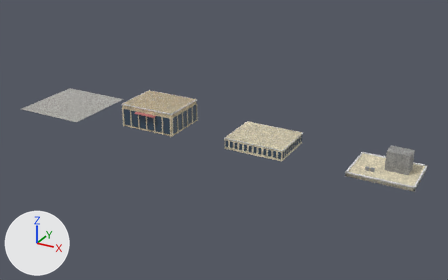
Before and after pictures for a commit that changed the Blender file objects/VanillaReplacements/Building/BLDCTY18/OG_BLDCTY18.blend.
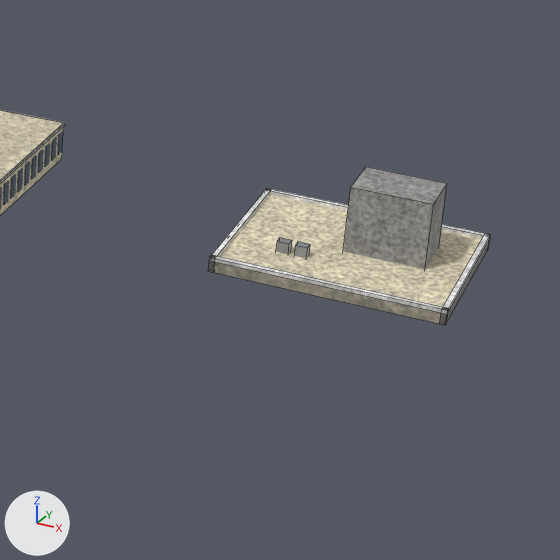
Each version is shown whole from a camera (50 mm lens) standing at (120.6, -128.0, 63.2) and looking at (49.8, 0.7, -1.2), then close up on the part from 63% to 100% of the width and 34% to 93% of the height. The lights are fixed; the arrows at lower left show +X, +Y and +Z. The older version's two pictures come first. The close-ups show mesh edges as thin lines.
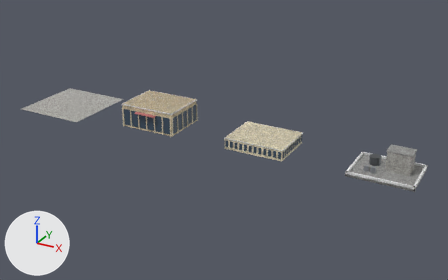
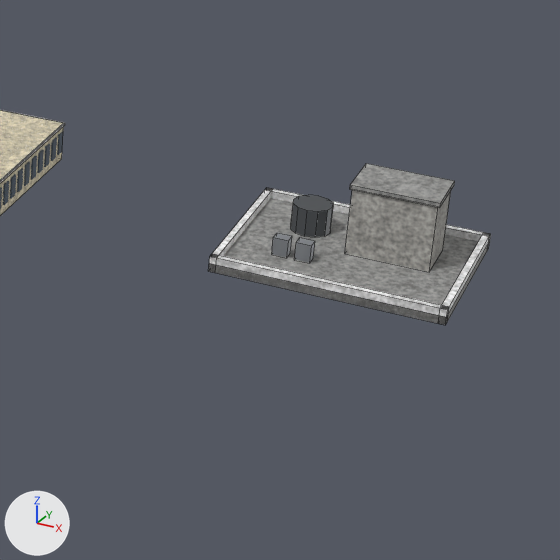
Where the newer file only moved an object's origin or applied its transform, the numbers keep the older frame.

Boxes (x1, y1, x2, y2) around the edits, measured in the close-ups (560 x 560 px):
'Cube.080', recoloured, rescaled
    before: (209, 195, 490, 324)
    after: (209, 198, 490, 324)
'Cube.085', recoloured, moved, rescaled
    before: (343, 167, 447, 269)
    after: (345, 190, 451, 271)
'Cube.081', moved
    before: (209, 255, 449, 324)
    after: (209, 254, 449, 325)
'Cube.086', recoloured, moved, rescaled
    before: (276, 238, 292, 254)
    after: (350, 163, 455, 207)
'Cone', added
    after: (291, 195, 333, 237)
'Cube.084', moved
    before: (440, 233, 490, 325)
    after: (438, 232, 491, 325)
'Cube.082', moved
    before: (266, 188, 491, 249)
    after: (271, 189, 491, 251)
'Cube.083', moved
    before: (209, 188, 272, 272)
    after: (209, 188, 272, 273)
'Cube.088', added
    after: (294, 238, 315, 263)

The change, as a list of edits to the scene's bpy script:
```text
Add mat_stone_stone:
    mat_stone_stone = bpy.data.materials.new('Stone stone')
    # nodes: BsdfPrincipled, MixRGB, OutputMaterial, TexCoord, TexNoise, ValToRGB
    # colours: grey #b5b3ad, light grey #cbcbcb, white #ffffff, light grey #c8c8c8, white #e9e9e9
Add mat_darksteel_darksteel:
    mat_darksteel_darksteel = principled_material('Darksteel darksteel')
    mat_darksteel_darksteel.base_color = (0.12, 0.13, 0.14)  # dark grey #616569
    mat_darksteel_darksteel.metallic = 0.6
Change me_cube_080:
    used by ob_cube_080; parent = ob_part3; location = (0.0, 0.0, 0.389)
    remove me_cube_080.from_pydata(...)  # 8 vertices, 6 faces; spans x -7.7..7.7, y -6.1..6.1, z -0.4..0.4
    remove me_cube_080.materials.append(mat_cream_cream)
    add me_cube_080.from_pydata(...)  # 8 vertices, 6 faces; spans x -7.7..7.7, y -6.1..6.1, z -0.4..0.2
    me_cube_080 part 1: the whole mesh is moved by (0.0, 0.0, -0.1)
    add me_cube_080.materials.append(mat_darkconcrete_darkconcrete)
Change me_cube_085:
    used by ob_cube_085; parent = ob_part3; location = (2.303, 1.228, 2.723)
    remove me_cube_085.from_pydata(...)  # 8 vertices, 6 faces; spans x -2.69..2.69, y -1.84..1.84, z -2.72..2.72
    remove me_cube_085.materials.append(mat_darkconcrete_darkconcrete)
    add me_cube_085.from_pydata(...)  # 8 vertices, 6 faces; spans x -2.76..2.76, y -1.84..1.84, z -2.36..2.36
    me_cube_085 part 2: the whole mesh is scaled about its middle by (1.03, 1, 0.867)
    add me_cube_085.materials.append(mat_stone_stone)
Change me_cube_086:
    used by ob_cube_086; parent = ob_part3; location = (-3.839, -2.457, 0.778)
    remove me_cube_086.from_pydata(...)  # 8 vertices, 6 faces; spans x -0.41..0.41, y -0.31..0.31, z -0.78..0.78
    remove me_cube_086.materials.append(mat_steel_steel)  # grey #a0a4aa
    add me_cube_086.from_pydata(...)  # 8 vertices, 6 faces; spans x -2.92..2.92, y -1.97..1.97, z -0.16..0.16
    me_cube_086 part 3: the whole mesh is scaled about its middle by (7.12, 6.4, 0.2)
    add me_cube_086.materials.append(mat_darkconcrete_darkconcrete)
Add me_cube_088:
    me_cube_088.from_pydata(...)  # a box spanning x -0.512..0.512, y -0.409..0.409, z -0.648..0.648
    me_cube_088.materials.append(mat_steel_steel)  # grey #a0a4aa
Add me_cone:
    me_cone.from_pydata(...)  # a 12-sided cylinder along z spanning x -1.35..1.35, y -1.35..1.35, z -0.97..0.97
    me_cone.materials.append(mat_darksteel_darksteel)  # dark grey #616569
Change ob_cube_081:
    ob_cube_081.location: (0.0, -5.963, 0.519) -> (0.0, -5.911, 0.545)
Change ob_cube_082:
    ob_cube_082.location: (0.0, 5.963, 0.519) -> (0.0, 5.911, 0.545)
Change ob_cube_083:
    ob_cube_083.location: (-7.498, 0.0, 0.519) -> (-7.447, 0.0, 0.545)
Change ob_cube_084:
    ob_cube_084.location: (7.498, 0.0, 0.519) -> (7.447, 0.0, 0.545)
Change ob_cube_085:
    ob_cube_085.location: (2.303, 1.228, 2.723) -> (2.457, 1.474, 2.879)
Change ob_cube_086:
    ob_cube_086.location: (-3.839, -2.457, 0.778) -> (2.457, 1.474, 5.394)
Add ob_cube_088:
    ob_cube_088 = bpy.data.objects.new('Cube.088', me_cube_088)
    ob_cube_088.parent = ob_part3
    ob_cube_088.location = (-2.457, -2.457, 1.167)
Add ob_cone:
    ob_cone = bpy.data.objects.new('Cone', me_cone)
    ob_cone.parent = ob_part3
    ob_cone.location = (-3.378, 2.211, 1.491)
```
